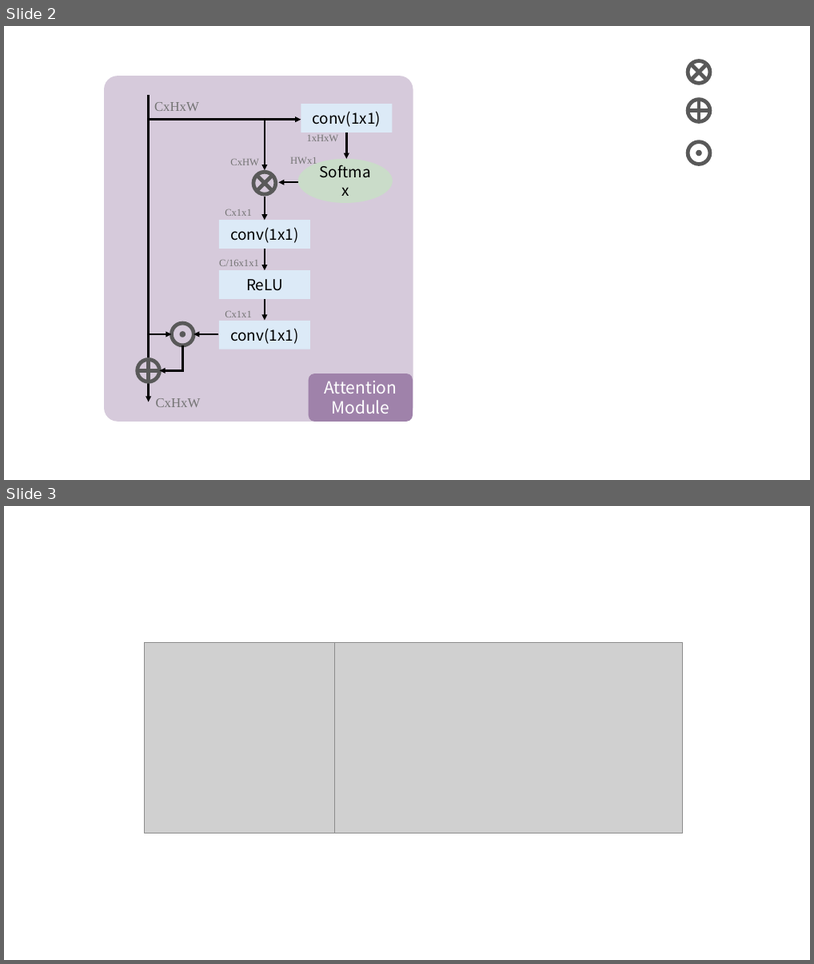
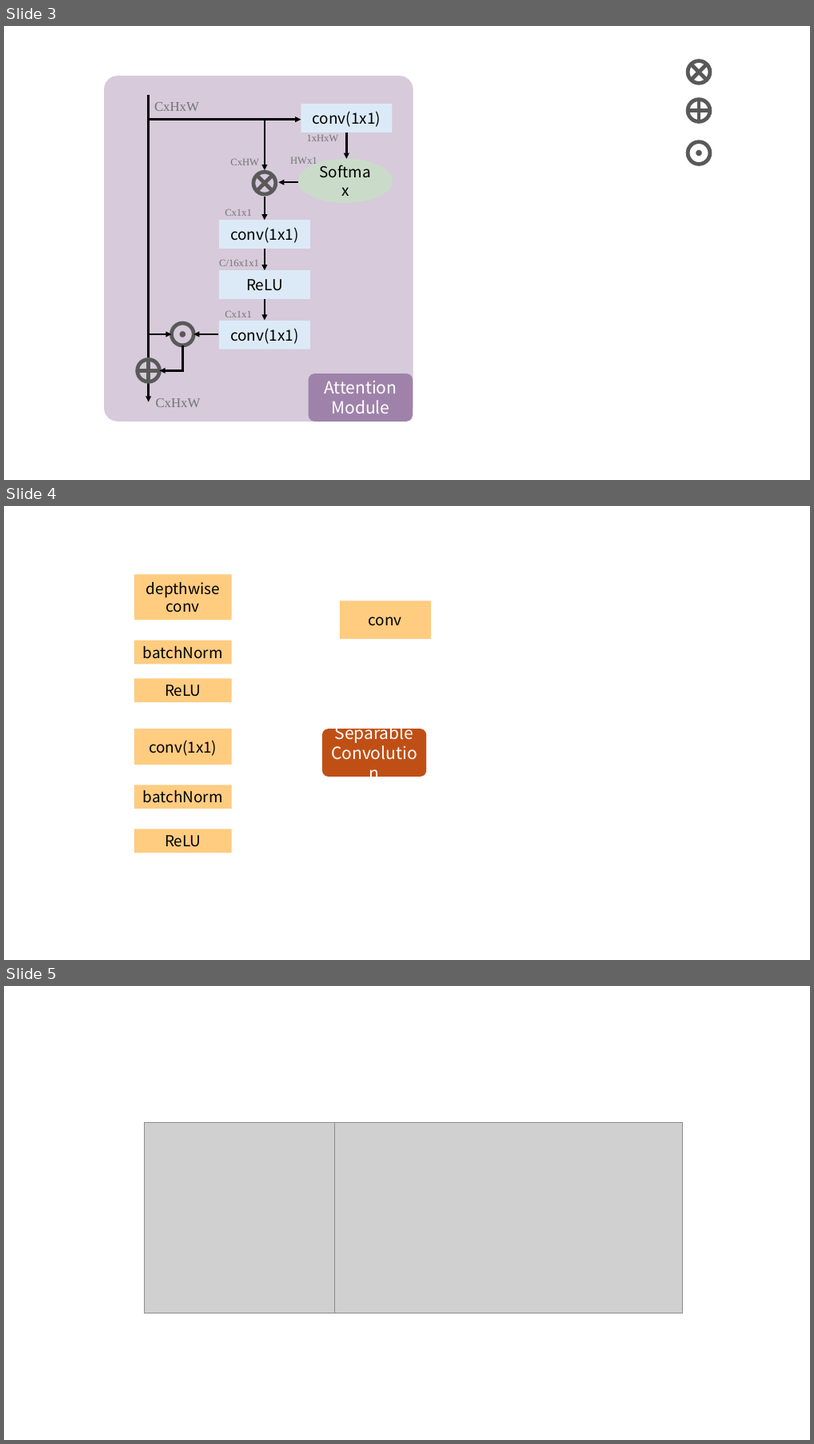
Before and after one commit to mu-you302/homework, a slide deck: method.pptx. Shown one above the other, each under a label of ours: slides 2 and 3 before the commit, slides 3, 4 and 5 after it. The pictures are 814x964 and 814x1444 pixels, drawn with LibreOffice and Linux fonts; fonts in the diff are those of the drawing; grey boxes stand for pictures. Boxes give left, top, right and bottom in pixels: in the first picture for what was removed or moved away, otherwise in the second. Text is boxed around its words. In the diff, an @@ line names an element or a change of style, - is before the commit and + after.

```diff
--- a/method.pptx
+++ b/method.pptx
@@ slide 4 added at (x1=4, y1=506, x2=810, y2=960), background #FFFFFF @@
@@ rectangle added at (x1=134, y1=574, x2=231, y2=620), fill #FFCC80, 18 pt, text #000000 @@
+depthwise conv
@@ rectangle added at (x1=340, y1=601, x2=431, y2=639), fill #FFCC80, 18 pt, text #000000 @@
+conv
@@ rectangle added at (x1=134, y1=640, x2=231, y2=664), fill #FFCC80, 18 pt, text #000000 @@
+batchNorm
@@ rectangle added at (x1=134, y1=679, x2=231, y2=702), fill #FFCC80, 18 pt, text #000000 @@
+ReLU
@@ rectangle added at (x1=134, y1=728, x2=231, y2=764), fill #FFCC80, 18 pt, text #000000 @@
+conv(1x1)
@@ rounded rectangle added at (x1=322, y1=728, x2=426, y2=776), fill #C04F15, 20 pt, text #FFFFFF @@
+Separable Convolution
@@ rectangle added at (x1=134, y1=785, x2=231, y2=808), fill #FFCC80, 18 pt, text #000000 @@
+batchNorm
@@ rectangle added at (x1=134, y1=829, x2=231, y2=852), fill #FFCC80, 18 pt, text #000000 @@
+ReLU
@@ what was slide 2 is now slide 3 @@
@@ what was slide 3 is now slide 5 @@
```
Also in this commit, not shown: 1 other slide added, 2 other files.
